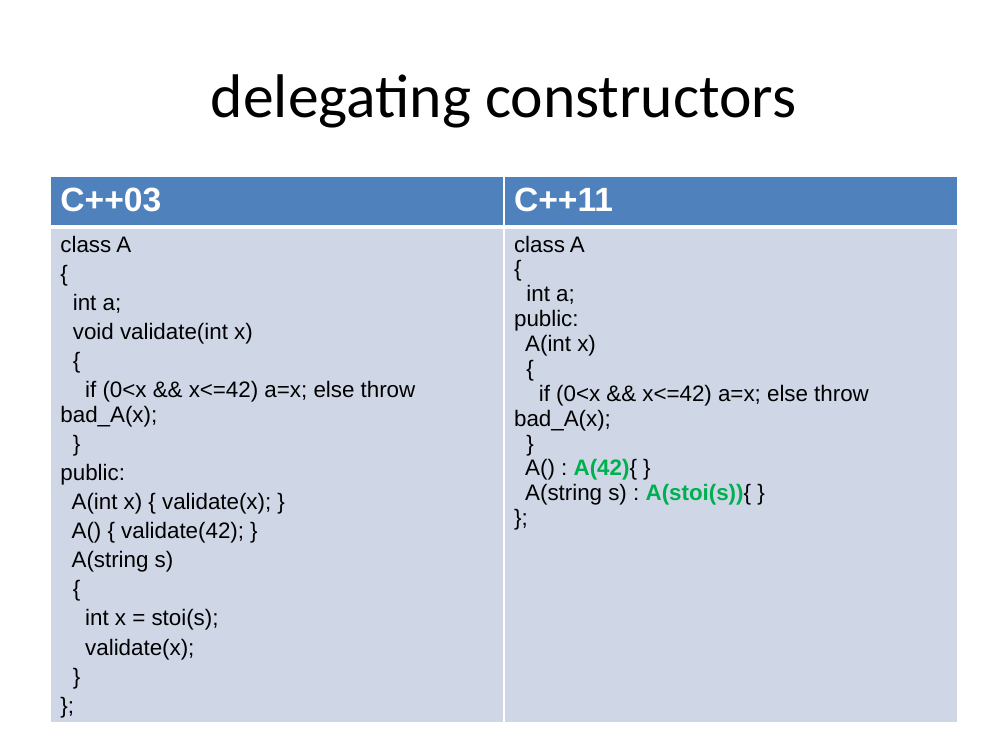
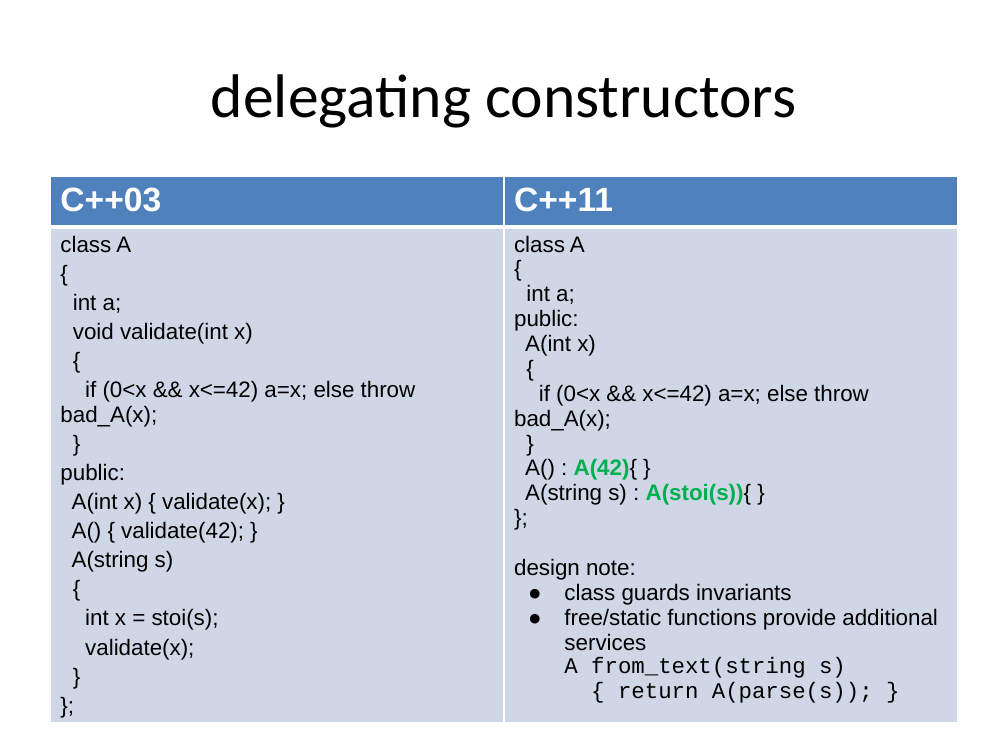
Before and after one commit to xtofl/cpp11training, a slide deck: slide 26 of slides/1.coreextensions-c11-121213071023-phpapp02-reordered.pptx (slide 25 before the commit). Drawn at 1008x756 pixels with LibreOffice and Linux fonts; fonts in the diff are those of the drawing. Boxes give left, top, right and bottom in pixels: in the first picture for what was removed or moved away, otherwise in the second. Text is boxed around its words. In the diff, an @@ line names an element or a change of style, - is before the commit and + after.

```diff
--- a/slides/1.coreextensions-c11-121213071023-phpapp02-reordered.pptx
+++ b/slides/1.coreextensions-c11-121213071023-phpapp02-reordered.pptx
@@ table at (50,176,958,707) @@
-row 2, column 2: class A / { / int a; / public: / A(int x) / { / if (0<x && x<=42) a=x; else throw bad_A(x); / } / A() : A(42){ } / A(string s) : A(stoi(s)){ } / };
+row 2, column 2: class A / { / int a; / public: / A(int x) / { / if (0<x && x<=42) a=x; else throw bad_A(x); / } / A() : A(42){ } / A(string s) : A(stoi(s)){ } / }; / design note: / class guards invariants / free/static functions provide additional services A from_text(string s) { return A(parse(s)); }
```
Also in this commit, not shown: 28 other slides changed, 3 slides added, 2 other files.
